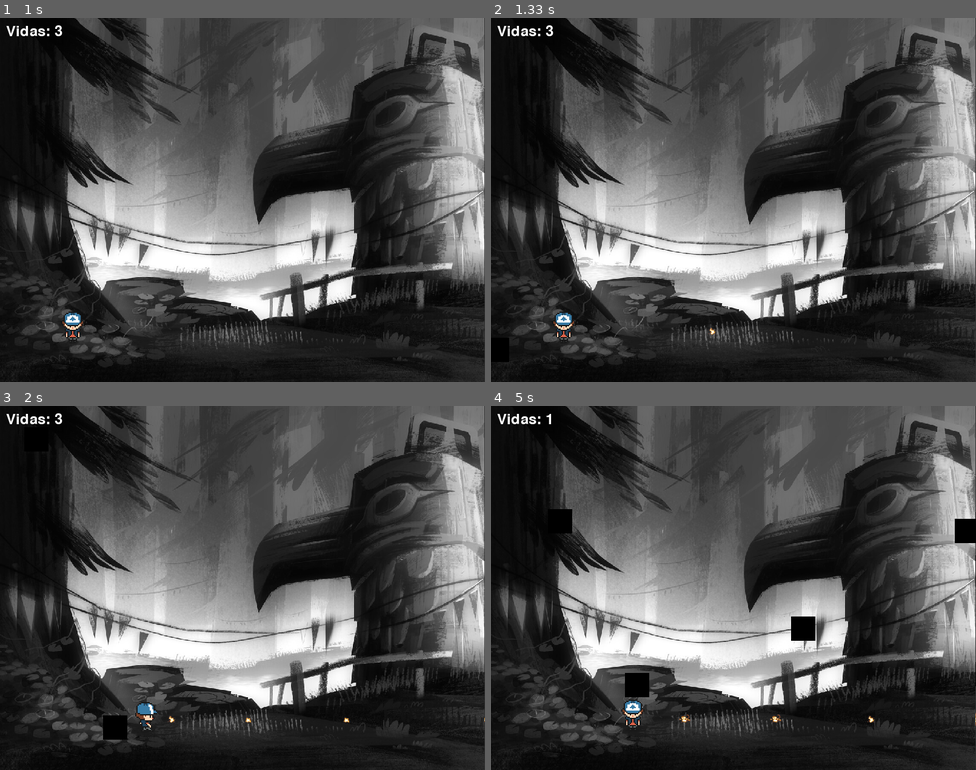
Above: before the commit, frames 1-4 (two rows, left to right).
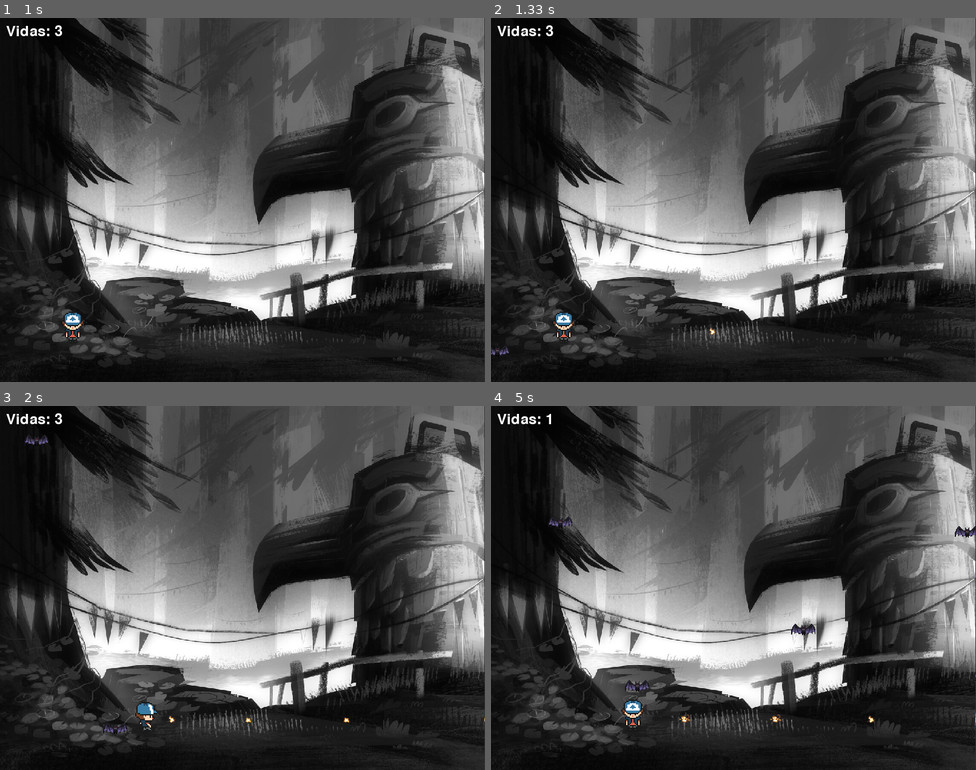
Above: after the commit, the same moments.

Repository: JVM8080/PyGameDesSoft
Game: pygame game, started from main.py
Same seed, same stepped clock (60 frames per second), same inputs: the game is played once before the commit and once after it.
Inputs:
- Up to frame 1 (1 s): click "START" at 0.38 s; click "Nivel 3" at 0.72 s
- Up to frame 2 (1.33 s): tap Z at 1 s
- Up to frame 3 (2 s): hold Right 1.33-1.8 s; tap Z at 1.4, 1.7, 1.9 s; hold Right from 1.83 s (still down)
- Up to frame 4 (5 s): tap Z at 2.2, 2.4, 2.7, 2.97, 3.27, 3.4, 3.7, 4.07, 4.37, 4.57, 4.87 s; release Right at 2.3 s; hold Left 2.33-2.87 s; hold Left 2.9-3.3 s; hold Right 3.33-3.97 s; hold Left 4-4.47 s; hold Right 4.5-4.97 s

Frame 1 is identical in both runs. In frame 2, less than 0.1% of the frame differs, in the area x 0-4%, y 87-95%; in frame 3, 0.3%; in frame 4, 1.1%, in the area x 11-100%, y 28-80%.

Commit message:
Adicionando place holder enemigo (bat.webp)

Diff:
--- a/src/objects/enemigo.py
+++ b/src/objects/enemigo.py
@@ -1,10 +1,10 @@
 import pygame
+from src.utils.asset_loader import load_image
 
 class Enemy(pygame.sprite.Sprite):
     def __init__(self, x, y, speed=4):
         super().__init__()
-        self.image = pygame.Surface((40, 40))
-        self.image.fill((0, 0, 0))  # Cubo negro
+        self.image = load_image("level_3/bat.webp", size=(40, 40))
         self.rect = self.image.get_rect(topleft=(x, y))
         self.speed = speed
         self.health = 2
--- a/src/objects/projectile.py
+++ b/src/objects/projectile.py
@@ -93,7 +93,7 @@
 
         self.speed = 4
         self.lifetime = 90
-        self.damage = 4
+        self.damage = 6
 
     def update(self):
         self.rect.x += self.direction.x * self.speed
Binary file added: assets/images/level_3/bat.webp
